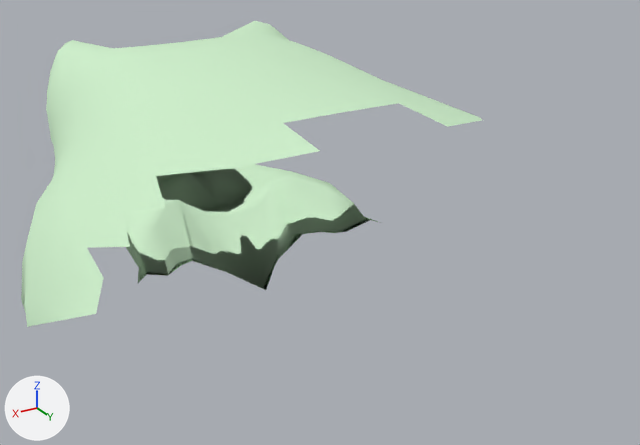
Renders of the Blender file snake_run_2/level_data/python_v1_.blend from each side of a commit.
Before and after are seen from a 50 mm lens placed at (0.424, 1.285, 0.353), pointed at (-0.089, 0.429, -0.075). Arrows for +X, +Y and +Z are at lower left; the lights stay in place. The picture after the commit comes second.
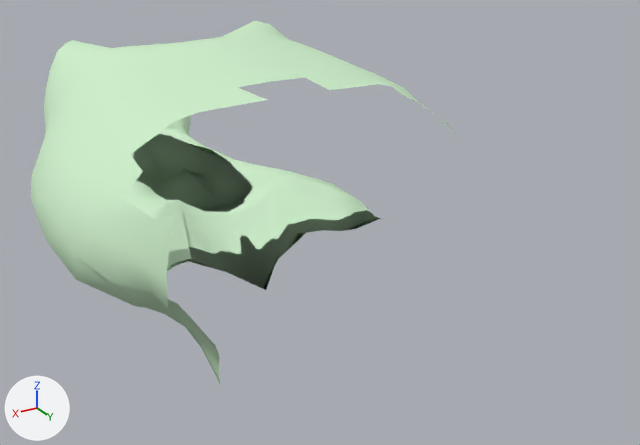
Where the change shows, as pixel boxes (x1, y1, x2, y2) in the pictures (640 x 445 px; the box of a moved part takes in the faces that stretch with it):
'Sphere.001', reshaped (18% narrower)
    before: (18, 21, 610, 427)
    after: (31, 21, 514, 427)
part 1 of me_sphere_001, moved or reshaped
    before: (21, 39, 484, 385)
    after: (31, 38, 454, 385)

The edits, one by one:
me_sphere_001 is used by ob_sphere_001; location (0.0, 0.0, 0.0).
me_sphere_001 had 1254 vertices, 1157 faces and spanned x -0.111..0.326, y -0.009..0.7, z -0.168..0.14.
me_sphere_001 now has 764 vertices, 699 faces and spans x -0.001..0.245, y -0.009..0.698, z -0.168..0.14.
Part 1, on me_sphere_001:
19 vertices are removed from x 0.0..0.326, y 0.242..0.7, z -0.06..0.134.
25 faces are deleted.
6 vertices in x 0.029..0.146, y 0.161..0.346, z -0.065..0.119 move by (0.0, -0.001, 0.0).
5 vertices in x 0.05..0.155, y 0.168..0.271, z -0.075..0.12 move by (0.001, -0.001, 0.0).
4 vertices in x -0.001..0.137, y 0.319..0.69, z -0.167..-0.051 move by (0.001, 0.0, 0.0).
4 vertices in x 0.15..0.159, y 0.175..0.206, z -0.008..0.068 move by (0.001, -0.003, 0.0).
4 vertices in x 0.154..0.168, y 0.187..0.217, z -0.017..0.074 move by (0.001, -0.004, 0.0).
3 vertices in x 0.116..0.162, y 0.196..0.223, z -0.073..0.055 move by (0.001, -0.004, 0.001).
189 vertices move from x -0.003..0.296, y 0.158..0.659, z -0.168..0.14 to x -0.001..0.245, y 0.157..0.664, z -0.168..0.14.
15 vertices are added at x 0.0..0.19, y 0.244..0.651, z -0.017..0.134.
22 new faces join them.
Other edits to the shape of me_sphere_001 do not show in these pictures.
